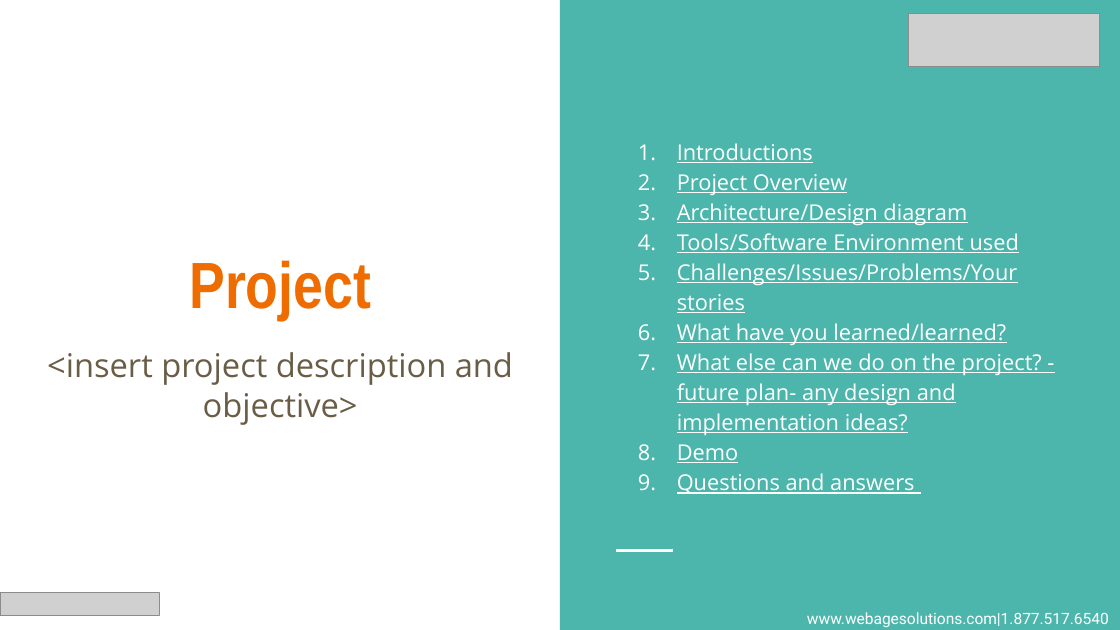
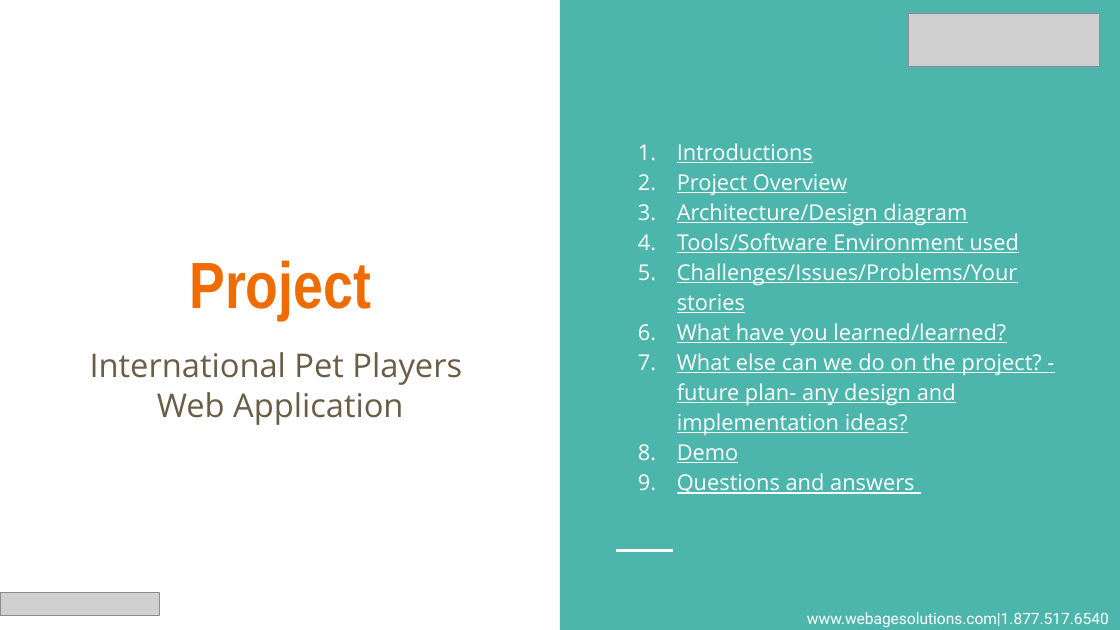
Before and after one commit to kbriggzi/Team1, a slide deck: slide 4 of BAH CE Team Presentation Template.pptx. Drawn at 1120x630 pixels with LibreOffice and Linux fonts; fonts in the diff are those of the drawing; grey boxes stand for pictures. Boxes give left, top, right and bottom in pixels: in the first picture for what was removed or moved away, otherwise in the second. Text is boxed around its words. In the diff, an @@ line names an element or a change of style, - is before the commit and + after.

```diff
--- a/BAH CE Team Presentation Template.pptx
+++ b/BAH CE Team Presentation Template.pptx
@@ subtitle at [90,352,462,425]: text changed @@
-<insert project description and objective>
+International Pet Players
+Web Application
```
Also in this commit, not shown: 4 other slides changed.
